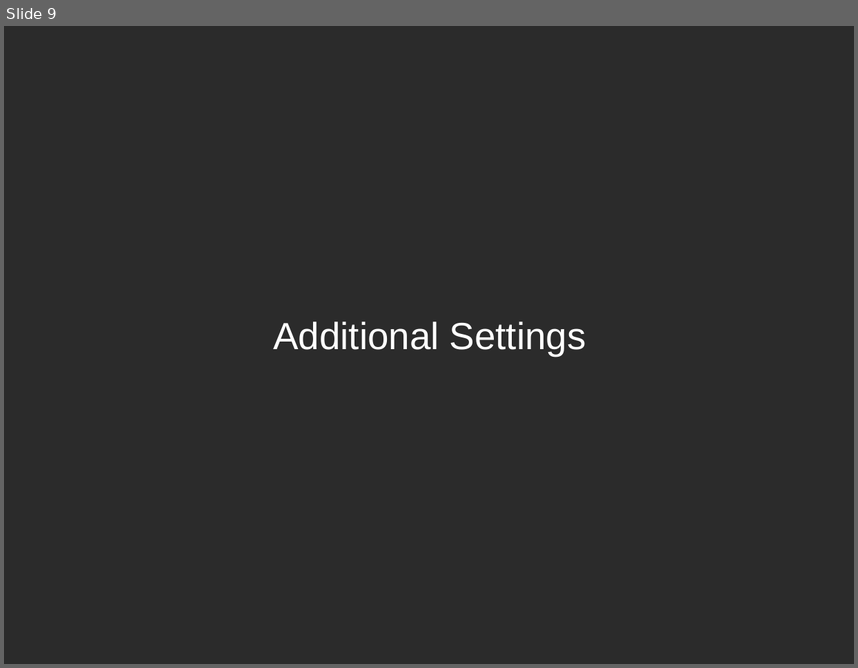
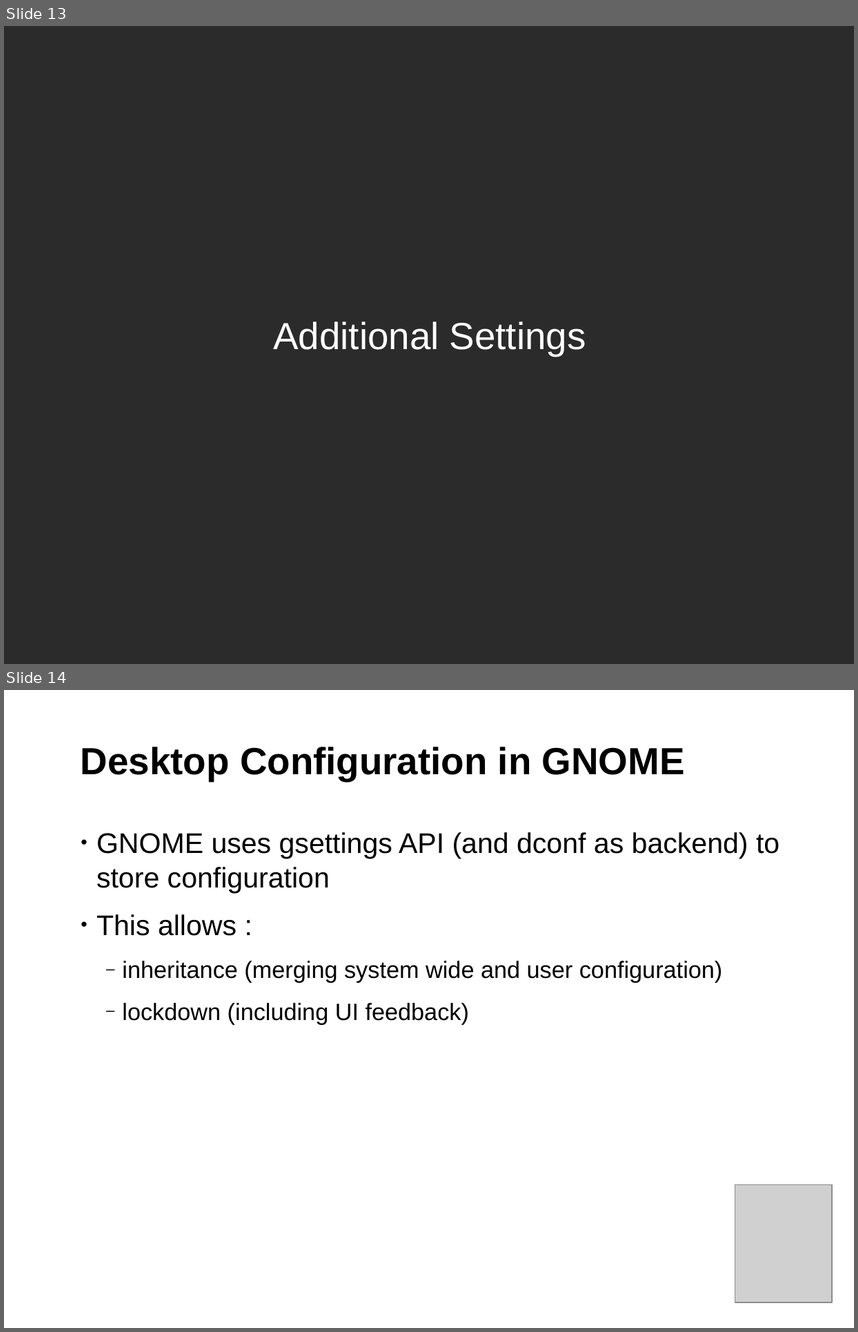
Before and after one commit to sreeves/presentation, a slide deck: SUSECON_2015_RemoteDesktop.odp. Shown one above the other, each under a label of ours: slide 9 before the commit, slides 13 and 14 after it. The pictures are 858x668 and 858x1332 pixels, drawn with LibreOffice and Linux fonts; fonts in the diff are those of the drawing; grey boxes stand for pictures; background and template pictures are left out; a plain dark background stands for a picture behind light text. Boxes give left, top, right and bottom in pixels: in the first picture for what was removed or moved away, otherwise in the second. Text is boxed around its words. In the diff, an @@ line names an element or a change of style, - is before the commit and + after.

```diff
--- a/SUSECON_2015_RemoteDesktop.odp
+++ b/SUSECON_2015_RemoteDesktop.odp
@@ slide 14 added at box(4, 690, 854, 1328), background #FFFFFF @@
@@ title added at box(81, 747, 685, 781), 32 pt, text #000000, bold @@
+Desktop Configuration in GNOME
@@ text added at box(96, 832, 780, 1024), 20 pt, text #000000 @@
+• GNOME uses gsettings API (and dconf as backend) to store configuration
+• This allows :
+  ‒ inheritance (merging system wide and user configuration)
+  ‒ lockdown (including UI feedback)
@@ picture added at box(735, 1185, 832, 1302) @@
@@ page number added at box(16, 1296, 92, 1328), 11 pt, text #FFFFFF @@
+14
@@ what was slide 9 is now slide 13 @@
```
Also in this commit, not shown: 4 slides changed, 10 other slides added, 3 slides removed, 1 other file.
